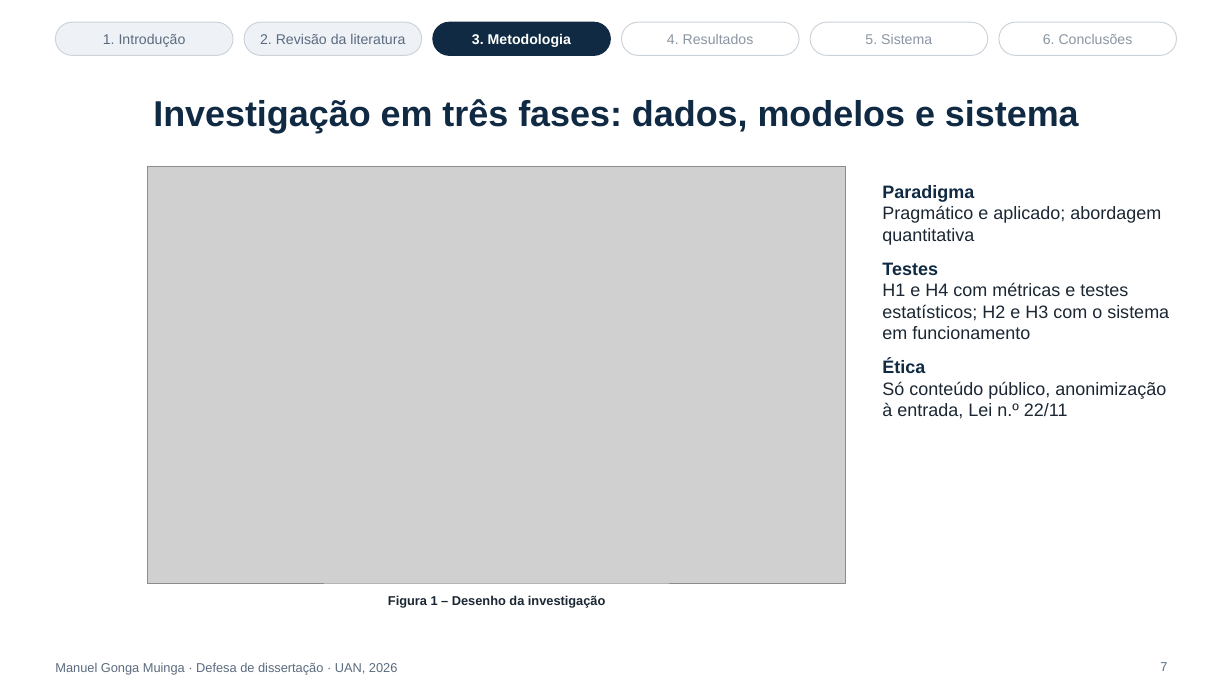
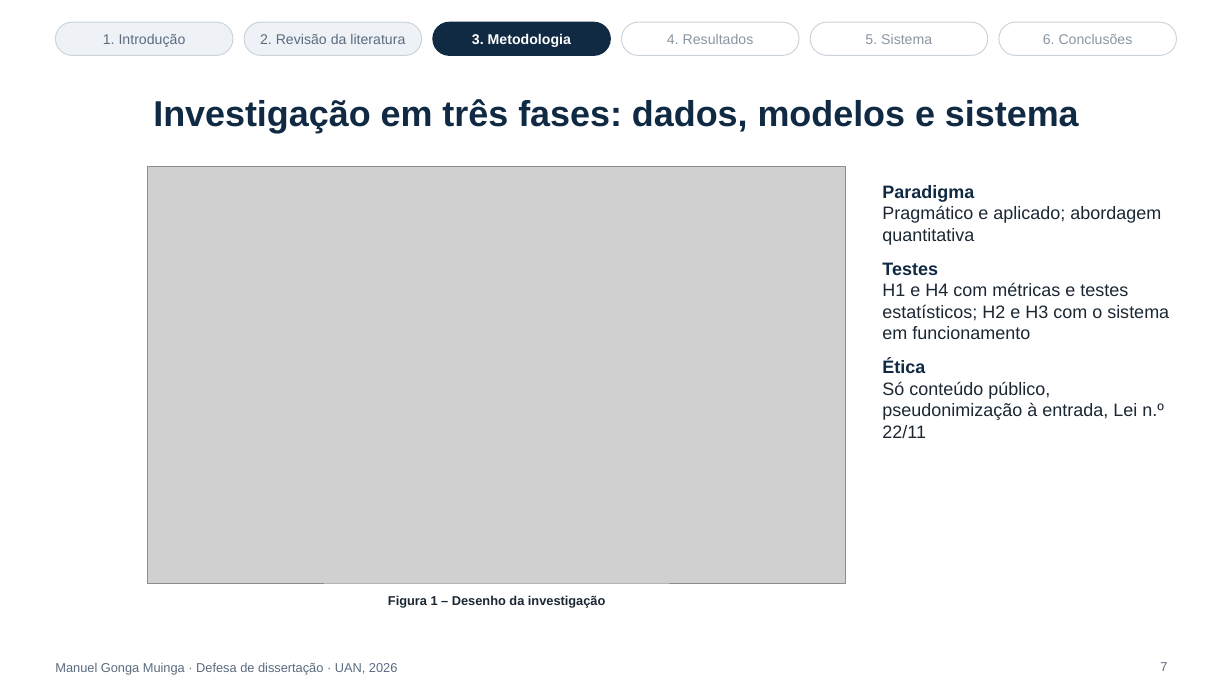
Before and after one commit to manuelmuinga/dissertacao-uan-angola, a slide deck: slide 7 of docs/Apresentacao_Defesa_UAN.pptx. Drawn at 1232x693 pixels with LibreOffice and Linux fonts; fonts in the diff are those of the drawing; grey boxes stand for pictures. Boxes give left, top, right and bottom in pixels: in the first picture for what was removed or moved away, otherwise in the second. Text is boxed around its words. In the diff, an @@ line names an element or a change of style, - is before the commit and + after.

```diff
--- a/docs/Apresentacao_Defesa_UAN.pptx
+++ b/docs/Apresentacao_Defesa_UAN.pptx
@@ text at [882, 381, 1164, 438]: text changed @@
-Só conteúdo público, anonimização à entrada, Lei n.º 22/11
+Só conteúdo público, pseudonimização à entrada, Lei n.º 22/11
```
Also in this commit, not shown: 12 other slides changed, 3 other files.
